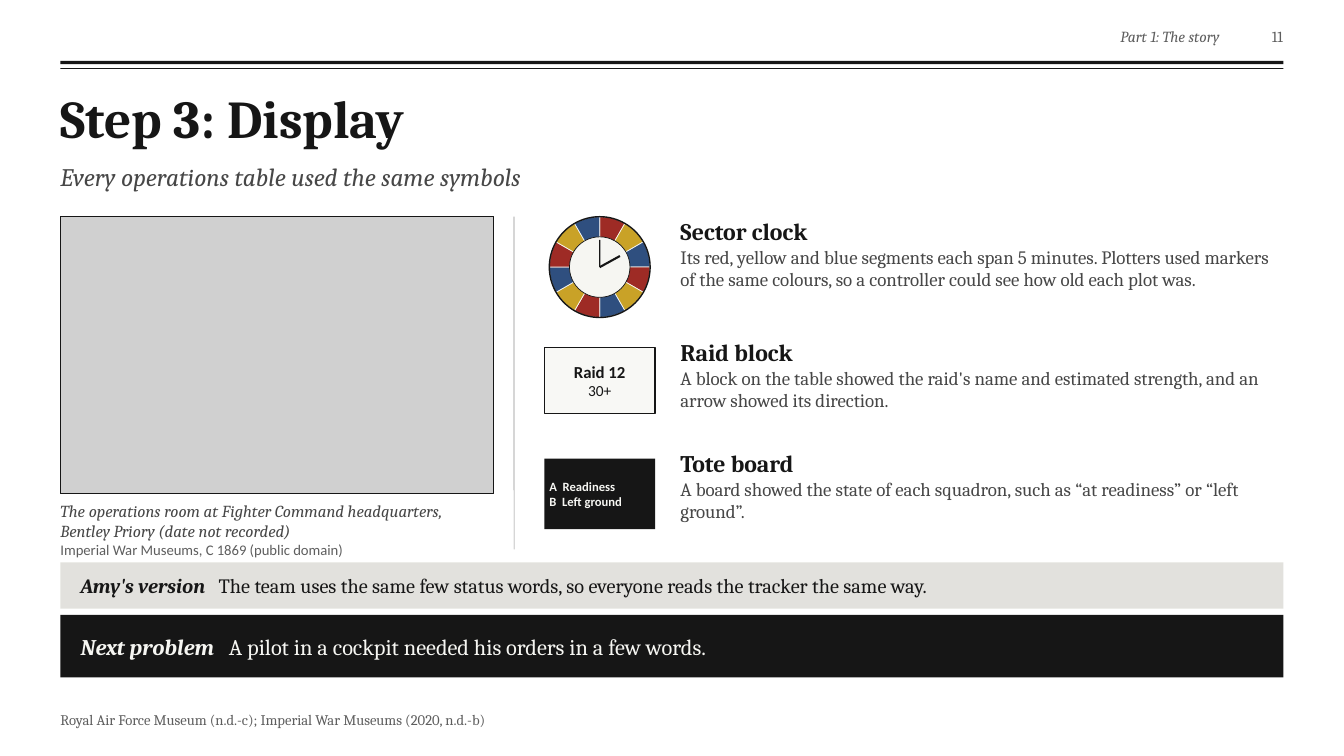
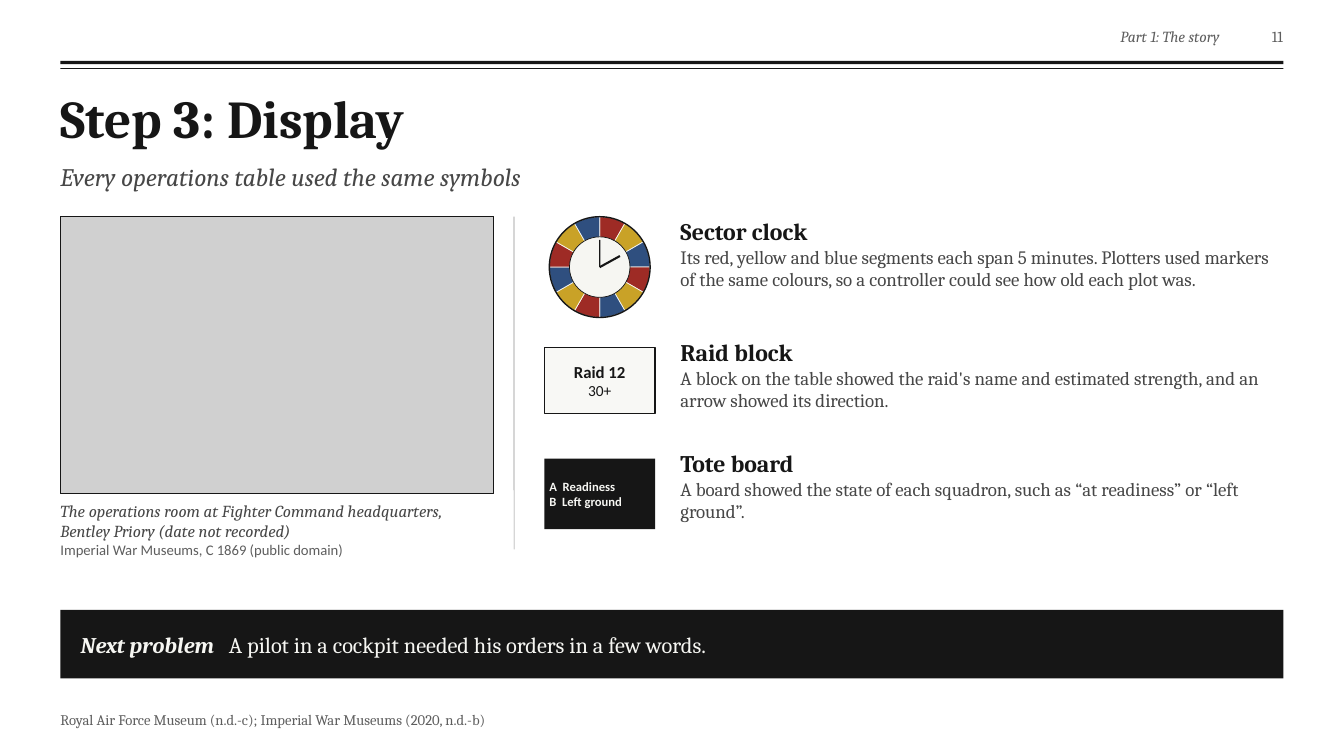
Before and after one commit to fengyiqicoder/fumadocs, a slide deck: slide 11 of dowding-presentation/Dowding_Effective_Communication.pptx. Drawn at 1344x756 pixels with LibreOffice and Linux fonts; fonts in the diff are those of the drawing; grey boxes stand for pictures; background and template pictures are left out. Boxes give left, top, right and bottom in pixels: in the first picture for what was removed or moved away, otherwise in the second. Text is boxed around its words. In the diff, an @@ line names an element or a change of style, - is before the commit and + after.

```diff
--- a/dowding-presentation/Dowding_Effective_Communication.pptx
+++ b/dowding-presentation/Dowding_Effective_Communication.pptx
@@ text removed at [81, 578, 927, 598] @@
-Amy's version The team uses the same few status words, so everyone reads the tracker the same way.
@@ rectangle: place and size @@
-rectangle at [60, 563, 1284, 609]
+rectangle at [60, 610, 1284, 679]
@@ rectangle at [60, 610, 1284, 679]: fill #D9D8D2 at 75% opacity to #161616 @@
@@ rectangle removed at [60, 615, 1284, 678] @@
```
Also in this commit, not shown: 7 other slides changed, 2 slides added, 1 slide removed, 2 other files.
